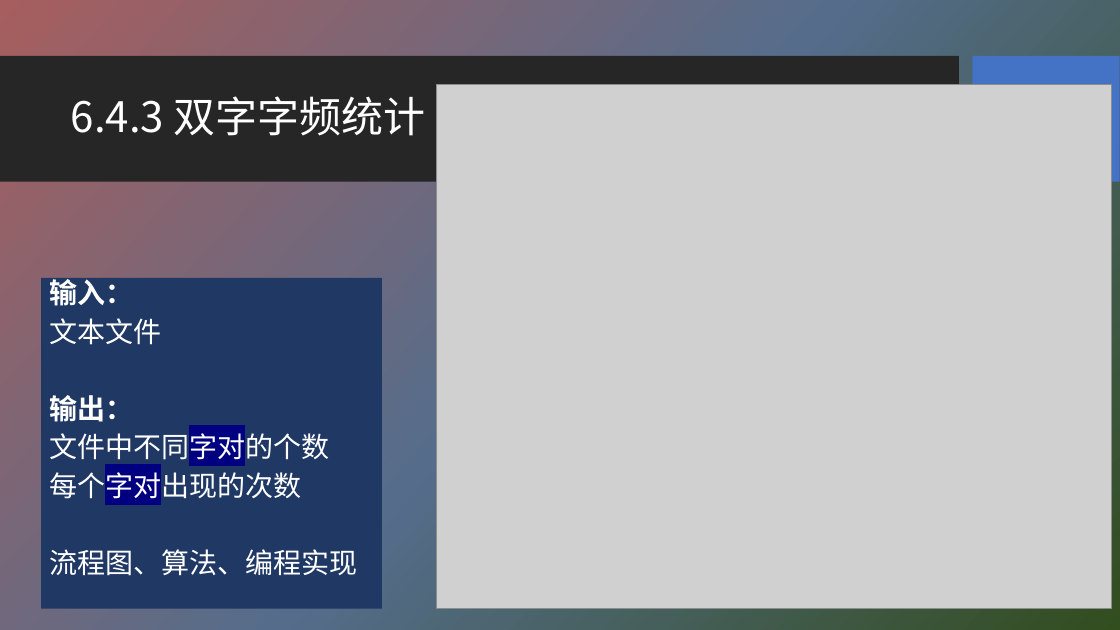
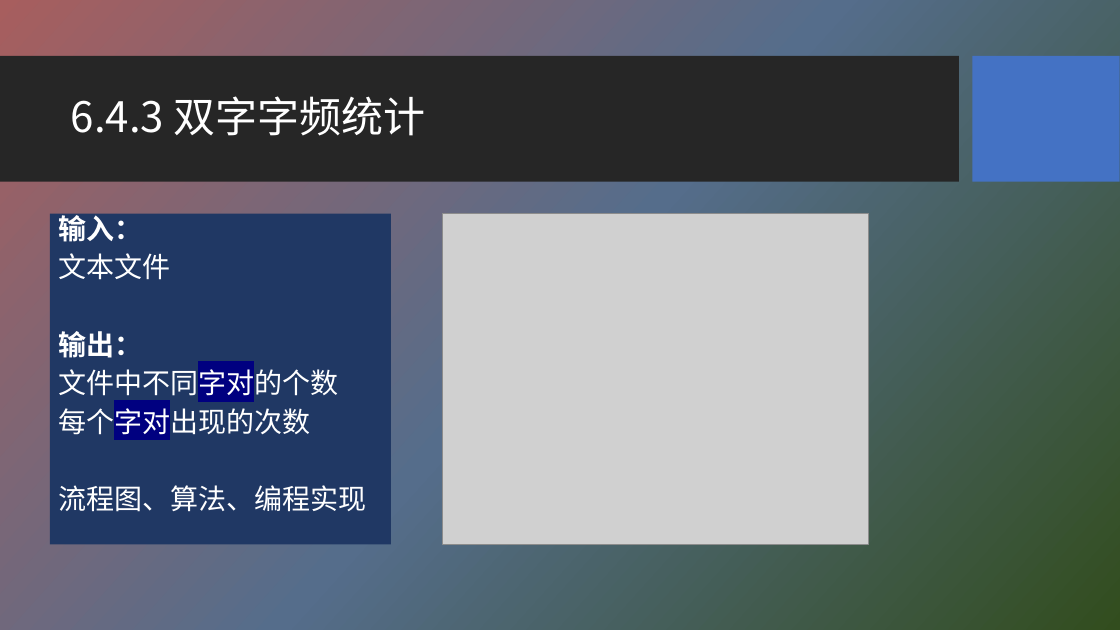
Before and after one commit to HBU/NLP_PPT, a slide deck: slide 33 of PPT-2020/ch06 字符编码与字频统计.pptx. Drawn at 1120x630 pixels with LibreOffice and Linux fonts; fonts in the diff are those of the drawing; grey boxes stand for pictures; background and template pictures are left out. Boxes give left, top, right and bottom in pixels: in the first picture for what was removed or moved away, otherwise in the second. Text is boxed around its words. In the diff, an @@ line names an element or a change of style, - is before the commit and + after.

```diff
--- a/PPT-2020/ch06 字符编码与字频统计.pptx
+++ b/PPT-2020/ch06 字符编码与字频统计.pptx
@@ text "输入：": place and size @@
-text "输入：" at (41,278,382,609)
+text "输入：" at (50,213,392,544)
@@ picture: place and size @@
-picture at (436,85,1112,609)
+picture at (443,213,869,544)
```
Also in this commit, not shown: 16 other slides changed, 1 other file.
